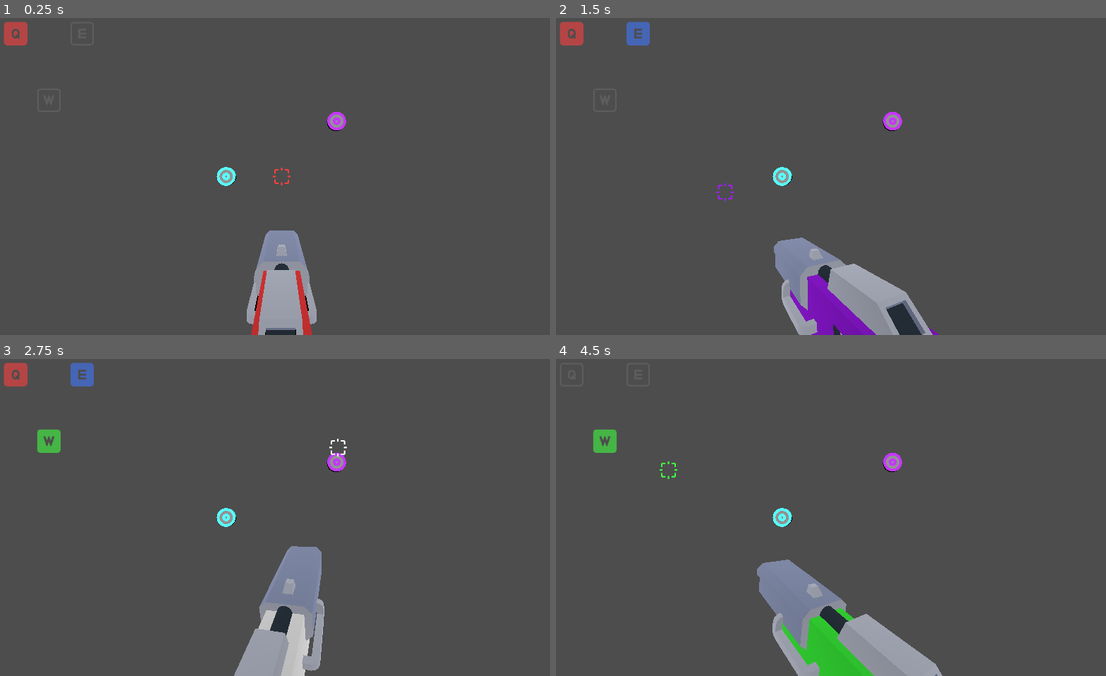
Above: before the commit, frames 1-4 (two rows, left to right).
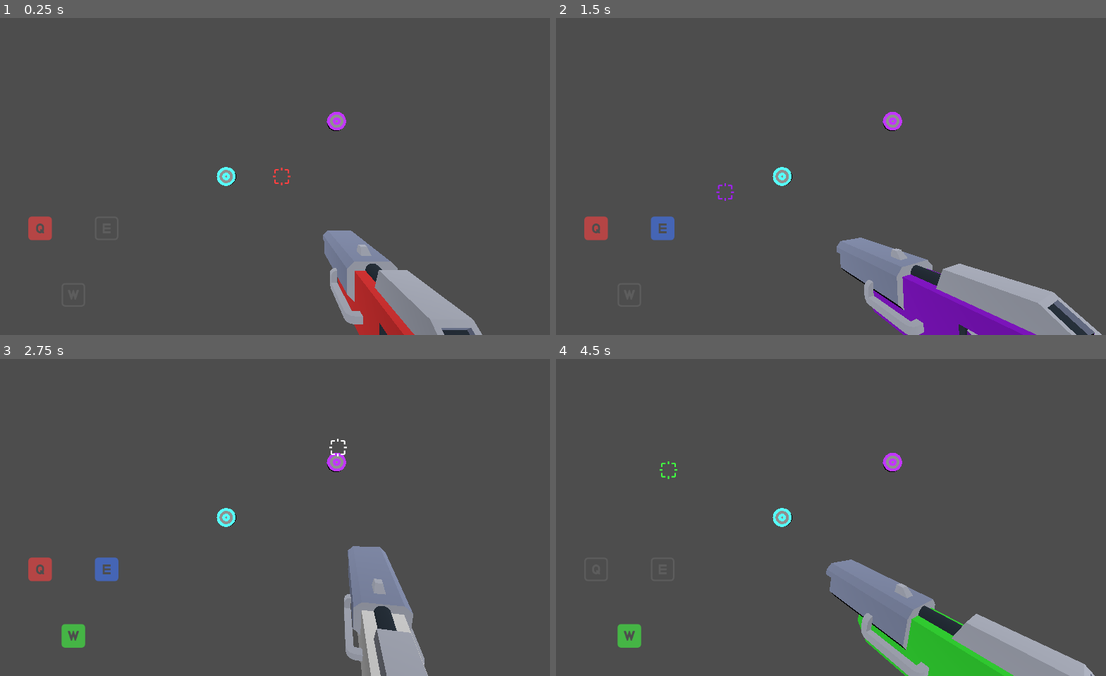
Above: after the commit, the same moments.

Repository: sundowns/primary-connection
Game: Godot game, scene res://Game.tscn
Same seed, same stepped clock (60 frames per second), same inputs: the game is played once before the commit and once after it.
Inputs (mouse positions are in pixels of both pictures, inside the frame that each line leads up to):
- Up to frame 1 (0.25 s): no input
- Up to frame 2 (1.5 s): tap Enter at 0.5 s; move the mouse to (963, 160) at 0.52 s; press the mouse at (963, 160) at 0.53 s; tap Space at 1.25 s; move the mouse to (726, 192) at 1.27 s; release the mouse at (726, 192) at 1.28 s; tap E (toggle_blue) at 1.35 s
- Up to frame 3 (2.75 s): tap Enter at 2 s; move the mouse to (335, 447) at 2.02 s; hold W (toggle_green) from 2.03 s (still down)
- Up to frame 4 (4.5 s): tap Space at 2.75, 4.25 s; move the mouse to (809, 580) at 2.77 s; release W (toggle_green) at 2.78 s; tap Q (toggle_red) at 2.85 s; tap Enter at 3.5 s; move the mouse to (1007, 565) at 3.52 s; press the mouse at (1007, 565) at 3.53 s; move the mouse to (666, 469) at 4.27 s; release the mouse at (666, 469) at 4.28 s; tap E (toggle_blue) at 4.35 s

The runs differ from the first frame. In frame 1, 9.0% of the frame differs, in the area x 0-88%, y 1-100%; in frame 2, 13%, in the area x 0-100%, y 1-100%; in frame 3, 10%; in frame 4, 13%.

Commit message:
colour changing in

Diff:
--- a/Game.tscn
+++ b/Game.tscn
@@ -15,7 +15,7 @@
 [node name="Player" parent="." instance=ExtResource("1_cynns")]
 
 [node name="DirectionalLight3D" type="DirectionalLight3D" parent="."]
-transform = Transform3D(1, 3.18151e-08, -6.74576e-08, 6.74576e-08, -0.771625, 0.636078, -3.18151e-08, -0.636078, -0.771625, 0, 0, 0)
+transform = Transform3D(0.956305, 0.185971, 0.225601, -6.74576e-08, -0.771625, 0.636078, 0.292372, -0.608285, -0.737908, 0, 0, 0)
 light_energy = 2.0
 metadata/_edit_lock_ = true
 
@@ -42,3 +42,10 @@
 [node name="Crosshair" parent="UI" instance=ExtResource("3_vix6t")]
 
 [node name="ColourControls" parent="UI" instance=ExtResource("5_amdyr")]
+anchors_preset = 2
+anchor_top = 1.0
+anchor_bottom = 1.0
+offset_top = -250.0
+offset_right = 250.0
+offset_bottom = 0.0
+grow_vertical = 0
--- a/components/player.tscn
+++ b/components/player.tscn
@@ -49,7 +49,7 @@
 transform = Transform3D(-1, 0, 8.74228e-08, 0, 1, 0, -8.74228e-08, 0, -1, 0, 0, 0)
 
 [node name="Hand" type="Node3D" parent="Camera3D"]
-transform = Transform3D(-1, 0, 1.50996e-07, 0, 1, 0, -1.50996e-07, 0, -1, 0, -0.295, -0.4)
+transform = Transform3D(-1, 0, 1.50996e-07, 0, 1, 0, -1.50996e-07, 0, -1, 0.2, -0.295, -0.4)
 
 [node name="Blaster" parent="Camera3D/Hand" instance=ExtResource("1_dw6ge")]
 transform = Transform3D(-0.8, 0, -1.20797e-07, 0, 0.8, 0, 1.20797e-07, 0, -0.8, 0, 0, 0)
--- a/components/target.gd
+++ b/components/target.gd
@@ -17,7 +17,6 @@
 		handle_wrong_colour_hit()
 
 func handle_correct_colour_hit() -> void:
-	print('boom')
 	queue_free()
 
 func handle_wrong_colour_hit() -> void:
--- a/components/target.tscn
+++ b/components/target.tscn
@@ -2,7 +2,7 @@
 
 [ext_resource type="Script" path="res://components/target.gd" id="1_4gnro"]
 [ext_resource type="PackedScene" uid="uid://divekxuftrc1g" path="res://assets/targetA.glb" id="1_mkihj"]
-[ext_resource type="Material" uid="uid://b1qh8cqnscqgv" path="res://materials/base_target_colour.tres" id="2_as8pt"]
+[ext_resource type="Material" uid="uid://fdiwvllxyuqh" path="res://materials/blaster_colour.tres" id="3_l0pxm"]
 
 [sub_resource type="StandardMaterial3D" id="StandardMaterial3D_ui1xi"]
 albedo_color = Color(0.454524, 0.454524, 0.454524, 1)
@@ -19,7 +19,7 @@
 transform = Transform3D(-4.37114e-08, 0, 1, 0, 1, 0, -1, 0, -4.37114e-08, 0, 0, 0)
 
 [node name="targetA" parent="targetA2" index="0"]
-surface_material_override/0 = ExtResource("2_as8pt")
+surface_material_override/0 = ExtResource("3_l0pxm")
 surface_material_override/1 = SubResource("StandardMaterial3D_ui1xi")
 
 [node name="CollisionShape3D" type="CollisionShape3D" parent="."]
--- a/ui/colour_controls.gd
+++ b/ui/colour_controls.gd
@@ -1,9 +1,9 @@
-extends Control
+extends MarginContainer
 class_name ColourControls
 
-@onready var red_node: ColourControlNode = $Nodes/RedNode
-@onready var green_node: ColourControlNode = $Nodes/GreenNode
-@onready var blue_node: ColourControlNode = $Nodes/BlueNode
+@onready var red_node: ColourControlNode = $Control/Nodes/RedNode
+@onready var green_node: ColourControlNode = $Control/Nodes/GreenNode
+@onready var blue_node: ColourControlNode = $Control/Nodes/BlueNode
 
 func _ready():
 	call_deferred("colours_changed")
--- a/ui/colour_controls.tscn
+++ b/ui/colour_controls.tscn
@@ -7,28 +7,32 @@
 [ext_resource type="Texture2D" uid="uid://bs45820r1ir3n" path="res://assets/keyboard_e_outline.svg" id="5_go8ll"]
 [ext_resource type="Texture2D" uid="uid://bc2wn6ouprvty" path="res://assets/keyboard_e.svg" id="6_b2ikb"]
 
-[node name="ColourControls" type="Control"]
+[node name="ColourControls" type="MarginContainer"]
 custom_minimum_size = Vector2(250, 250)
-layout_mode = 3
-anchors_preset = 0
 offset_right = 40.0
 offset_bottom = 40.0
+theme_override_constants/margin_left = 50
+theme_override_constants/margin_bottom = 50
 script = ExtResource("1_scv8i")
 
-[node name="Nodes" type="Control" parent="."]
+[node name="Control" type="Control" parent="."]
+custom_minimum_size = Vector2(200, 200)
+layout_mode = 2
+
+[node name="Nodes" type="Control" parent="Control"]
 custom_minimum_size = Vector2(200, 200)
 anchors_preset = 0
 offset_right = 150.0
 offset_bottom = 150.0
 
-[node name="RedNode" parent="Nodes" instance=ExtResource("2_hgeaw")]
+[node name="RedNode" parent="Control/Nodes" instance=ExtResource("2_hgeaw")]
 layout_mode = 1
 offset_right = 64.0
 offset_bottom = 64.0
 enabled_colour = Color(1, 0.25, 0.25, 1)
 is_enabled = true
 
-[node name="GreenNode" parent="Nodes" instance=ExtResource("2_hgeaw")]
+[node name="GreenNode" parent="Control/Nodes" instance=ExtResource("2_hgeaw")]
 layout_mode = 1
 anchors_preset = 7
 anchor_left = 0.5
@@ -44,7 +48,7 @@
 filled_image = ExtResource("4_ibjfl")
 enabled_colour = Color(0.25, 1, 0.25, 1)
 
-[node name="BlueNode" parent="Nodes" instance=ExtResource("2_hgeaw")]
+[node name="BlueNode" parent="Control/Nodes" instance=ExtResource("2_hgeaw")]
 layout_mode = 1
 anchors_preset = 1
 anchor_left = 1.0
